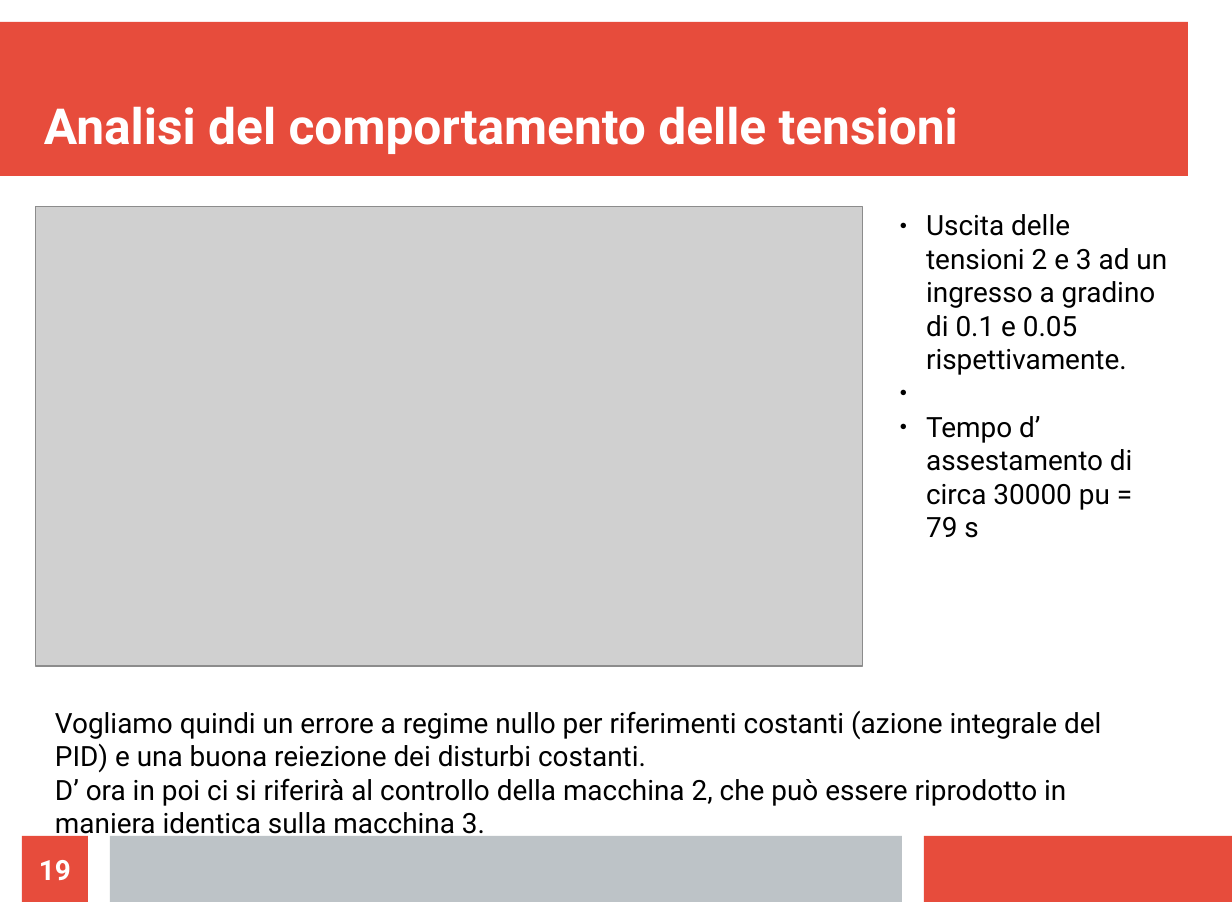
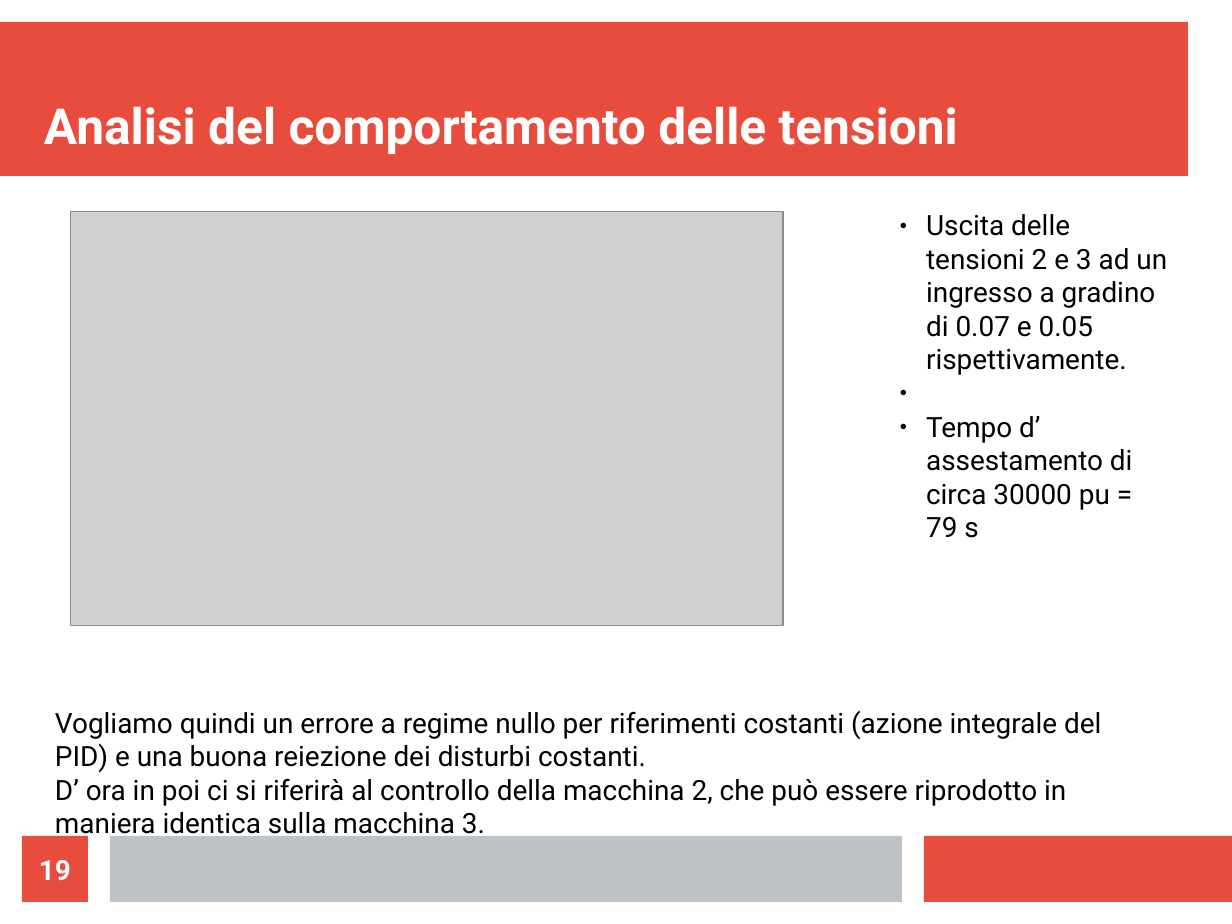
Before and after one commit to LeonardoSalustri/Tesi, a slide deck: slide 19 of Formule_presentazione/Presentazione.odp. Drawn at 1232x924 pixels with LibreOffice and Linux fonts; fonts in the diff are those of the drawing; grey boxes stand for pictures. Boxes give left, top, right and bottom in pixels: in the first picture for what was removed or moved away, otherwise in the second. Text is boxed around its words. In the diff, an @@ line names an element or a change of style, - is before the commit and + after.

```diff
--- a/Formule_presentazione/Presentazione.odp
+++ b/Formule_presentazione/Presentazione.odp
@@ picture: place and size @@
-picture at [36,207,863,666]
+picture at [70,211,784,626]
@@ text at [926,214,1167,375]: text changed @@
-● Uscita delle tensioni 2 e 3 ad un ingresso a gradino di 0.1 e 0.05 rispettivamente.
+● Uscita delle tensioni 2 e 3 ad un ingresso a gradino di 0.07 e 0.05 rispettivamente.
```
Also in this commit, not shown: 12 other slides changed, 1 slide added, 1 slide removed, 37 other files.
